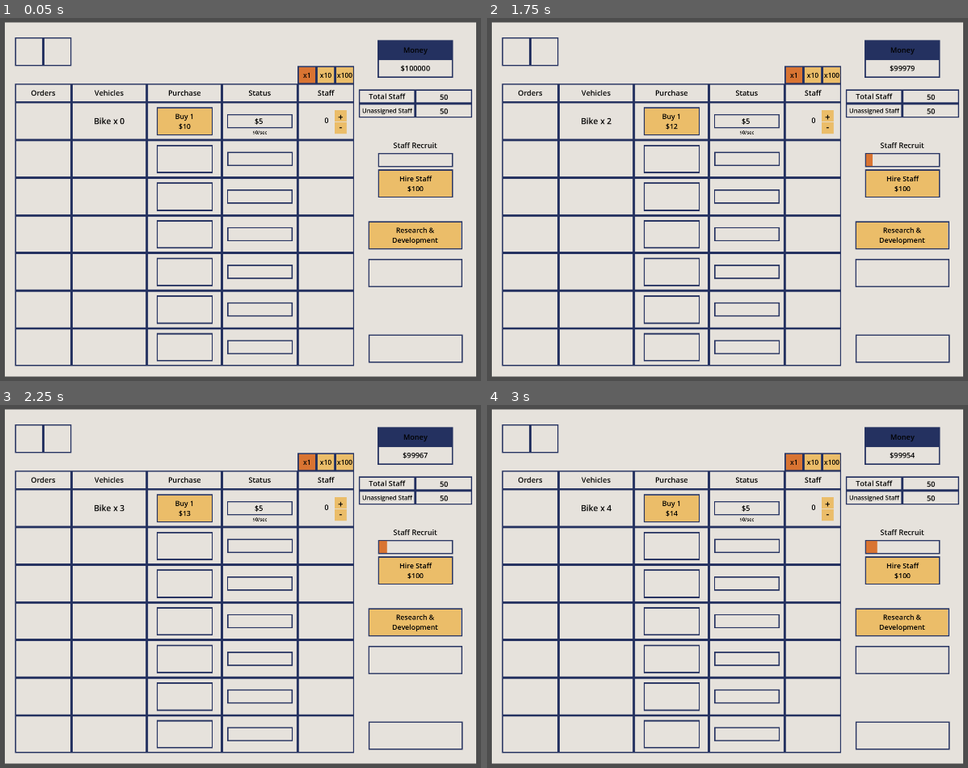
Above: before the commit, frames 1-4 (two rows, left to right).
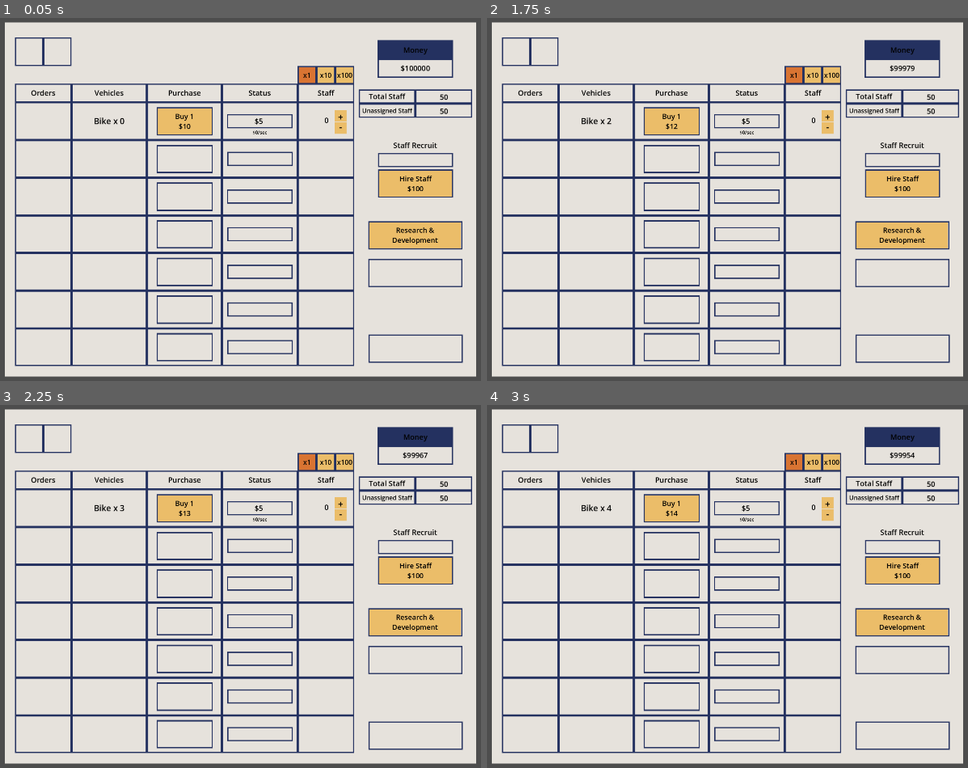
Above: after the commit, the same moments.

Repository: ethan-berkowitz/logistics
Game: Godot game, scene res://scenes/game.tscn
The game is run twice, just before and just after one commit, with the same random seed, the same clock (stepped at 60 frames per second) and the same inputs.
Inputs:
- Up to frame 1 (0.05 s): no input
- Up to frame 2 (1.75 s): click "Buy 1 $10" at 0.5 s; click "Buy 1 $11" at 1.25 s
- Up to frame 3 (2.25 s): click "Buy 1 $12" at 2 s
- Up to frame 4 (3 s): click "Buy 1 $13" at 2.75 s

Frame 1 is identical in both runs. In frame 2, less than 0.1% of the frame differs, in the area x 78-81%, y 37-41%; in frame 3, less than 0.1%; in frame 4, less than 0.1%, in the area x 78-82%, y 37-41%.

Commit message:
hr research now unlocks recruiting

Diff:
--- a/scripts/main.gd
+++ b/scripts/main.gd
@@ -68,6 +68,7 @@
 var recruit_duration_inc := 1.13
 var hire_staff_price := 100
 var hire_staff_price_inc := 1.25
+var recruit_unlocked = false
 
 func _ready():
 	init_vehicles()
@@ -77,6 +78,44 @@
 	update_all_vehicle_purchase_text()
 	update_all_value_labels()
 	update_hire_staff_text()
+	connect_research_menu_nodes()
+
+func connect_research_menu_nodes():
+	for node in research_menu.all_research_nodes:
+		node.sig_complete.connect(research_complete.bind(node))
+
+func research_complete(type):
+	print("RC HERE")
+	if type == research_menu.hr:
+		recruit_unlocked = true
+	pass
+
+func _process(delta):
+	update_all_vehicle_status(delta)
+	if recruit_unlocked:
+		update_recruitment(delta)
+
+func init_vehicles():
+	bike = Vehicle.new("Bike", 10, 5, 5.0, 0, 0, 0, 0.0, false, bike_label, bike_status_bar, bike_purchase, bike_staff)
+	all_vehicles.append(bike)
+
+	van = Vehicle.new("Van", 20, 50, 25.0, 0, 0, 0, 0.0, true, van_label, van_status_bar, van_purchase, van_staff)
+	all_vehicles.append(van)
+
+	truck = Vehicle.new("Truck", 50, 200, 50.0, 0, 0, 0, 0.0, true, truck_label, truck_status_bar, truck_purchase, truck_staff)
+	all_vehicles.append(truck)
+
+	plane = Vehicle.new("Plane", 200, 500, 100.0, 0, 0, 0, 0.0, true, plane_label, plane_status_bar, plane_purchase, plane_staff)
+	all_vehicles.append(plane)
+
+	boat = Vehicle.new("Boat", 500, 1500, 150.0, 0, 0, 0, 0.0, true, boat_label, boat_status_bar, boat_purchase, boat_staff)
+	all_vehicles.append(boat)
+
+	train = Vehicle.new("Train", 1000, 3000, 200, 0, 0, 0, 0.0, true, train_label, train_status_bar, train_purchase, train_staff)
+	all_vehicles.append(train)
+
+	portal = Vehicle.new("Portal", 2000, 10000, 500, 0, 0, 0, 0.0, true, portal_label, portal_status_bar, portal_purchase, portal_staff)
+	all_vehicles.append(portal)
 
 func init_other_buttons():
 	hire_staff_button.pressed.connect(hire_staff)
@@ -87,28 +126,19 @@
 	x10_button.pressed.connect(update_multiplier.bind(10))
 	max_button.pressed.connect(update_multiplier.bind(100))
 
-func init_vehicles():
-	bike = Vehicle.new("Bike", 10, 5, 5.0, 0, 0, 0, 0.0, false, bike_label, bike_status_bar, bike_purchase, bike_staff)
-	all_vehicles.append(bike)
-
-	van = Vehicle.new("Van", 20, 50, 25.0, 0, 0, 0, 0.0, true, van_label, van_status_bar, van_purchase, van_staff)
-	all_vehicles.append(van)
-
-	truck = Vehicle.new("Truck", 50, 200, 50.0, 0, 0, 0, 0.0, true, truck_label, truck_status_bar, truck_purchase, truck_staff)
-	all_vehicles.append(truck)
-
-	plane = Vehicle.new("Plane", 200, 500, 100.0, 0, 0, 0, 0.0, true, plane_label, plane_status_bar, plane_purchase, plane_staff)
-	all_vehicles.append(plane)
-
-	boat = Vehicle.new("Boat", 500, 1500, 150.0, 0, 0, 0, 0.0, true, boat_label, boat_status_bar, boat_purchase, boat_staff)
-	all_vehicles.append(boat)
-
-	train = Vehicle.new("Train", 1000, 3000, 200, 0, 0, 0, 0.0, true, train_label, train_status_bar, train_purchase, train_staff)
-	all_vehicles.append(train)
-
-	portal = Vehicle.new("Portal", 2000, 10000, 500, 0, 0, 0, 0.0, true, portal_label, portal_status_bar, portal_purchase, portal_staff)
-	all_vehicles.append(portal)
-
+func connect_all_vehicle_buttons():
+	for vehicle in all_vehicles:
+		vehicle.purchase_button.pressed.connect(vehicle_purchase_pressed.bind(vehicle))
+		vehicle.staff_control.unary_operators.increment.pressed.connect(vehicle_staff_pressed.bind(vehicle, 1))
+		vehicle.staff_control.unary_operators.decrement.pressed.connect(vehicle_staff_pressed.bind(vehicle, -1))
+
+func update_money(change: int):
+	money += change
+	money_label.text = "$" + str(money)
+
+func update_all_vehicle_purchase_text():
+	for vehicle in all_vehicles:
+		vehicle.update_purchase_text(active_multiplier)
 func open_research_menu():
 	research_menu.visible = true
 
@@ -142,9 +172,6 @@
 func update_hire_staff_text():
 	hire_staff_button.text = "Hire Staff\n$" + str(hire_staff_price)
 
-func _process(delta):
-	update_all_vehicle_status(delta)
-	update_recruitment(delta)
 
 func update_recruitment(delta):
 	recruit_status += delta
@@ -156,11 +183,6 @@
 		total_staff += 1
 		update_staff_text()
 
-func connect_all_vehicle_buttons():
-	for vehicle in all_vehicles:
-		vehicle.purchase_button.pressed.connect(vehicle_purchase_pressed.bind(vehicle))
-		vehicle.staff_control.unary_operators.increment.pressed.connect(vehicle_staff_pressed.bind(vehicle, 1))
-		vehicle.staff_control.unary_operators.decrement.pressed.connect(vehicle_staff_pressed.bind(vehicle, -1))
 
 func vehicle_staff_pressed(vehicle: Vehicle, value: int):
 	if ((value == 1 and unassigned_staff >= value * active_multiplier)
@@ -174,38 +196,15 @@
 	update_staff_text()
 	update_all_vehicle_staff_text()
 
-# 	+ something and unassigned staff has that much
-#		+ staff
-#		- unassigned staff
-#		update
-#	- something and staff has that much
-#		- staff
-#		+ unassigned staff
-#		update
-#	- something and staff has greater than 0 but less than something
-#		staff = 0
-#		+ remainder
-#	- something and staff has 0
-#		nothing
-
-
 func vehicle_purchase_pressed(vehicle: Vehicle):
 	if money >= vehicle.price_with_mult:
 		update_money(-vehicle.price_with_mult)
 		vehicle.purchase(active_multiplier)
 		unlock_vehicles()
 
-func update_money(change: int):
-	money += change
-	money_label.text = "$" + str(money)
-
 func update_staff_text():
 	total_staff_label.text = str(total_staff)
 	unassigned_staff_label.text = str(unassigned_staff)
-
-func update_all_vehicle_purchase_text():
-	for vehicle in all_vehicles:
-		vehicle.update_purchase_text(active_multiplier)
 
 func update_all_vehicle_staff_text():
 	for vehicle in all_vehicles:
--- a/scripts/research_menu.gd
+++ b/scripts/research_menu.gd
@@ -13,7 +13,7 @@
 @onready var close_menu = $CloseMenu
 
 var all_research_nodes = []
-var staff := 0
+var staff := 3
 
 func _ready():
 	all_research_nodes = [
@@ -29,13 +29,26 @@
 	]
 	for node in all_research_nodes:
 		node.button.pressed.connect(on_research_node_pressed.bind(node))
+	close_menu.pressed.connect(on_close_menu_pressed)
 
-	close_menu.pressed.connect(on_close_menu_pressed)
+	update_all_research_nodes_text()
+
+func update_all_research_nodes_text():
+	hr.update_text("HR")
+	marketing.update_text("Marketing")
+	maintenence.update_text("Maintenence")
+	contractors.update_text("Contractors")
+	marketing_power.update_text("Marketing Power")
+	railway_management.update_text("Railway Management")
+	efficiency.update_text("Efficiency")
+	synergies.update_text("Synergies")
+	advanced_r_d.update_text("Advanced R&D")
 
 func on_close_menu_pressed():
 	visible = false
 
 func on_research_node_pressed(node):
+	node.staff = staff
 	if node.active:
 		for other in all_research_nodes:
 			if other != node:
--- a/scripts/research_node.gd
+++ b/scripts/research_node.gd
@@ -10,6 +10,7 @@
 var duration := 10.0
 var active := false
 var complete := false
+signal sig_complete
 
 func _ready():
 	button.pressed.connect(on_button_pressed)
@@ -21,10 +22,10 @@
 		progress_bar.value = progress
 		if progress >= 1:
 			complete = true
+			emit_signal("sig_complete")
 			active = false
 
 func on_button_pressed():
-	print("pressed")
 	if !complete:
 		active = true
 
